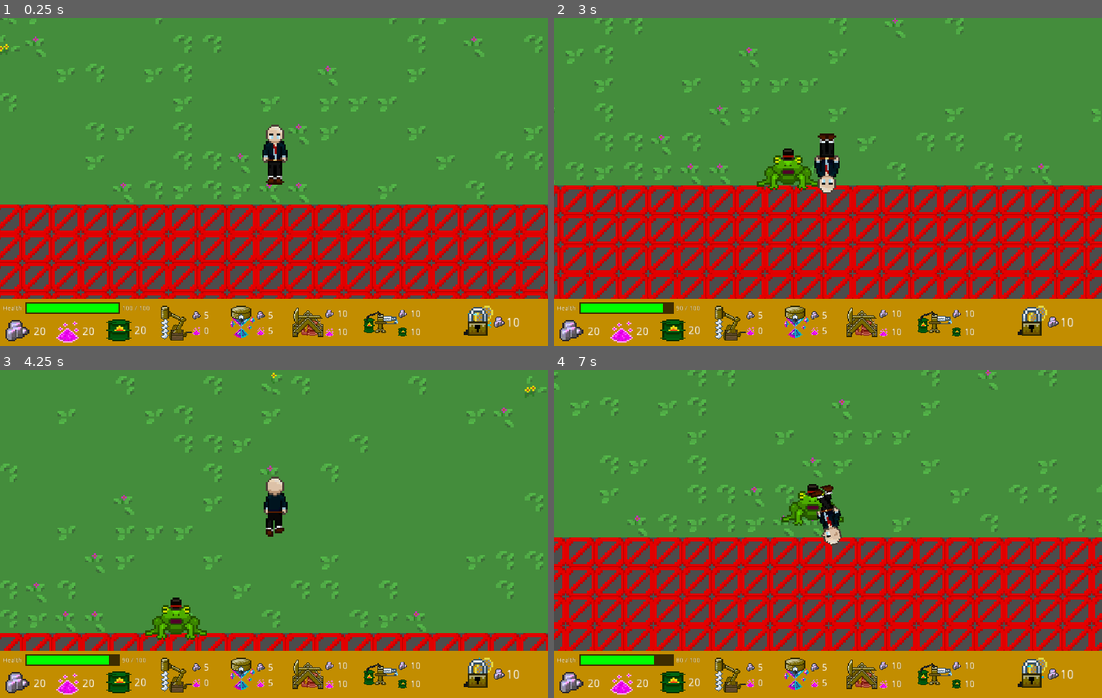
Above: before the commit, frames 1-4 (two rows, left to right).
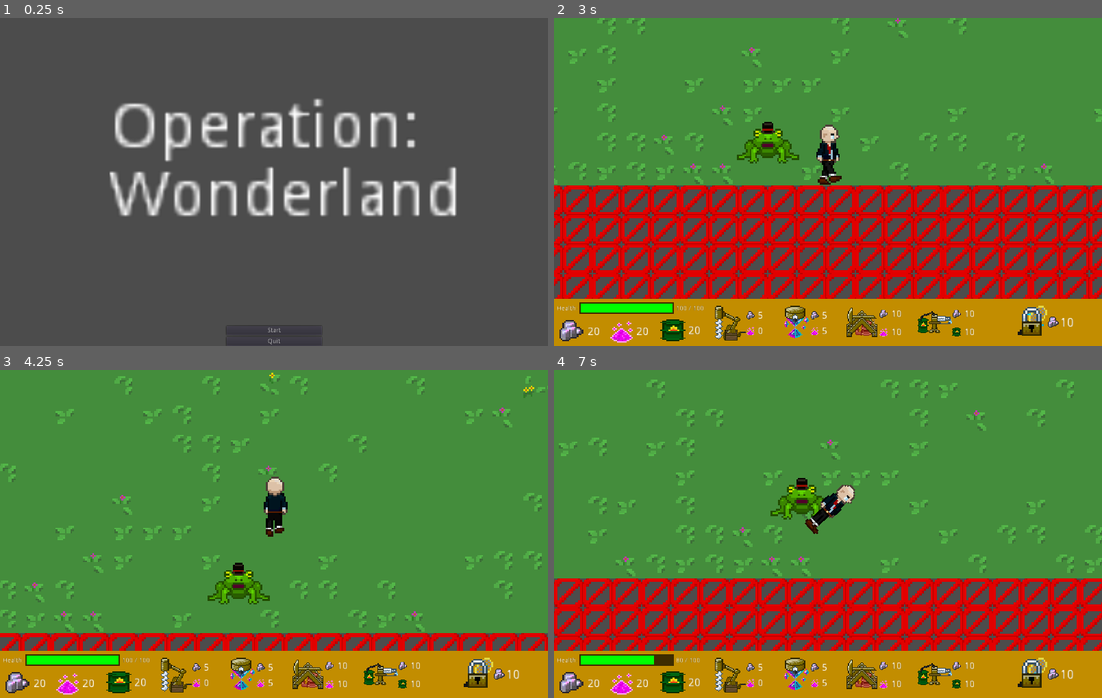
Above: after the commit, the same moments.

Repository: rakthalekk/CSC281-Project
Game: Godot game, scene res://src/MainMenu.tscn
The game is run twice, just before and just after one commit, with the same random seed, the same clock (stepped at 60 frames per second) and the same inputs. Before the commit the project starts from res://src/Main.tscn. The engine's default icon, where the game draws it, is replaced by a stand-in: a white triangle on a blue panel in a dark square.
Inputs (mouse positions are in pixels of both pictures, inside the frame that each line leads up to):
- Up to frame 1 (0.25 s): no input
- Up to frame 2 (3 s): click (828, 329) at 0.5 s, where only the run after the commit has a clickable "Start"; move the mouse to (948, 165) at 1.27 s; press the mouse at (948, 165) at 1.28 s; hold D (right) 1.28-2.03 s; move the mouse to (718, 198) at 2.02 s; release the mouse at (718, 198) at 2.03 s; hold S (down) 2.03-2.78 s; tap E (interact_key) at 2.1 s; move the mouse to (882, 109) at 2.77 s; hold D (right) from 2.78 s (still down); tap C (manual_mine) at 2.85 s
- Up to frame 3 (4.25 s): move the mouse to (246, 599) at 3.52 s; release D (right) at 3.53 s; hold W (up) from 3.53 s (still down); click (246, 599) at 3.6 s
- Up to frame 4 (7 s): move the mouse to (992, 583) at 4.27 s; release W (up) at 4.28 s; hold A (left) 4.28-5.78 s; tap E (interact_key) at 4.35, 6.6 s; move the mouse to (663, 484) at 5.02 s; tap C (manual_mine) at 5.1 s; move the mouse to (855, 534) at 5.77 s; press the mouse at (855, 534) at 5.78 s; hold S (down) 5.78-6.53 s; move the mouse to (745, 452) at 6.52 s; release the mouse at (745, 452) at 6.53 s; hold D (right) from 6.53 s (still down)

The runs differ from the first frame. In frame 1, 88% of the frame differs, in the area x 0-100%, y 0-100%; in frame 2, 19%; in frame 3, 5.3%; in frame 4, 33%.

Commit message:
fix game

Diff:
--- a/281-Project/project.godot
+++ b/281-Project/project.godot
@@ -33,7 +33,7 @@
 [application]
 
 config/name="281-Project"
-run/main_scene="res://src/Main.tscn"
+run/main_scene="res://src/MainMenu.tscn"
 config/icon="res://icon.png"
 
 [autoload]
--- a/281-Project/src/HUD.tscn
+++ b/281-Project/src/HUD.tscn
@@ -402,7 +402,7 @@
 [node name="Fairy Swatter" type="AnimatedSprite" parent="."]
 position = Vector2( 1048, 664 )
 frames = SubResource( 9 )
-frame = 7
+frame = 5
 playing = true
 
 [node name="Fairy Swatter Lock" type="TextureButton" parent="Fairy Swatter"]
--- a/281-Project/src/Main.tscn
+++ b/281-Project/src/Main.tscn
@@ -333,7 +333,6 @@
 6/z_index = 0
 
 [node name="Main" type="Node2D"]
-position = Vector2( 48, -792 )
 script = ExtResource( 3 )
 
 [node name="Navigation2D" type="Navigation2D" parent="."]
Not shown, changed: 281-Project/exports/Operation_Wonderland_Windows/Operation_Wonderland.pck
